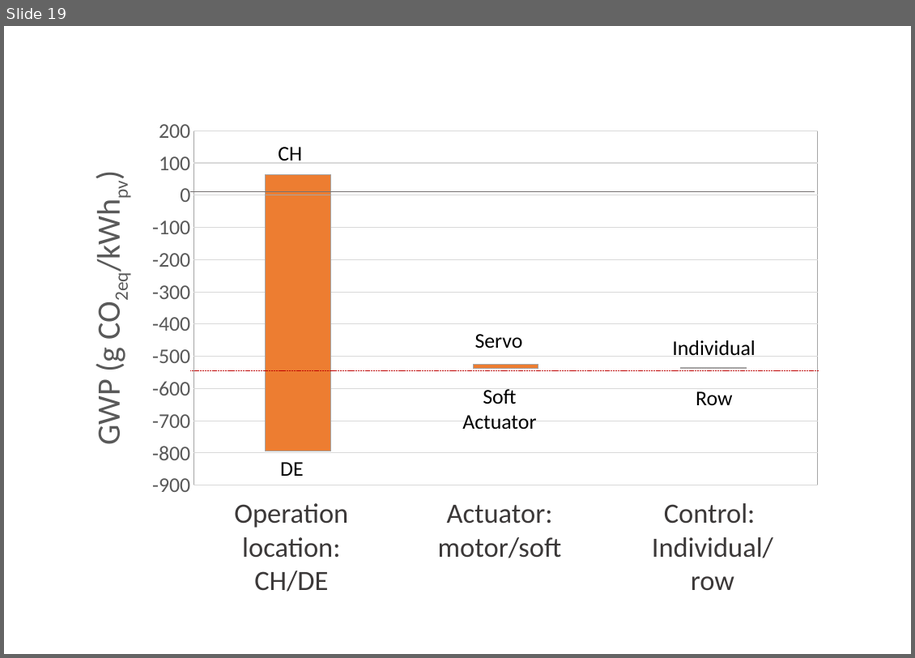
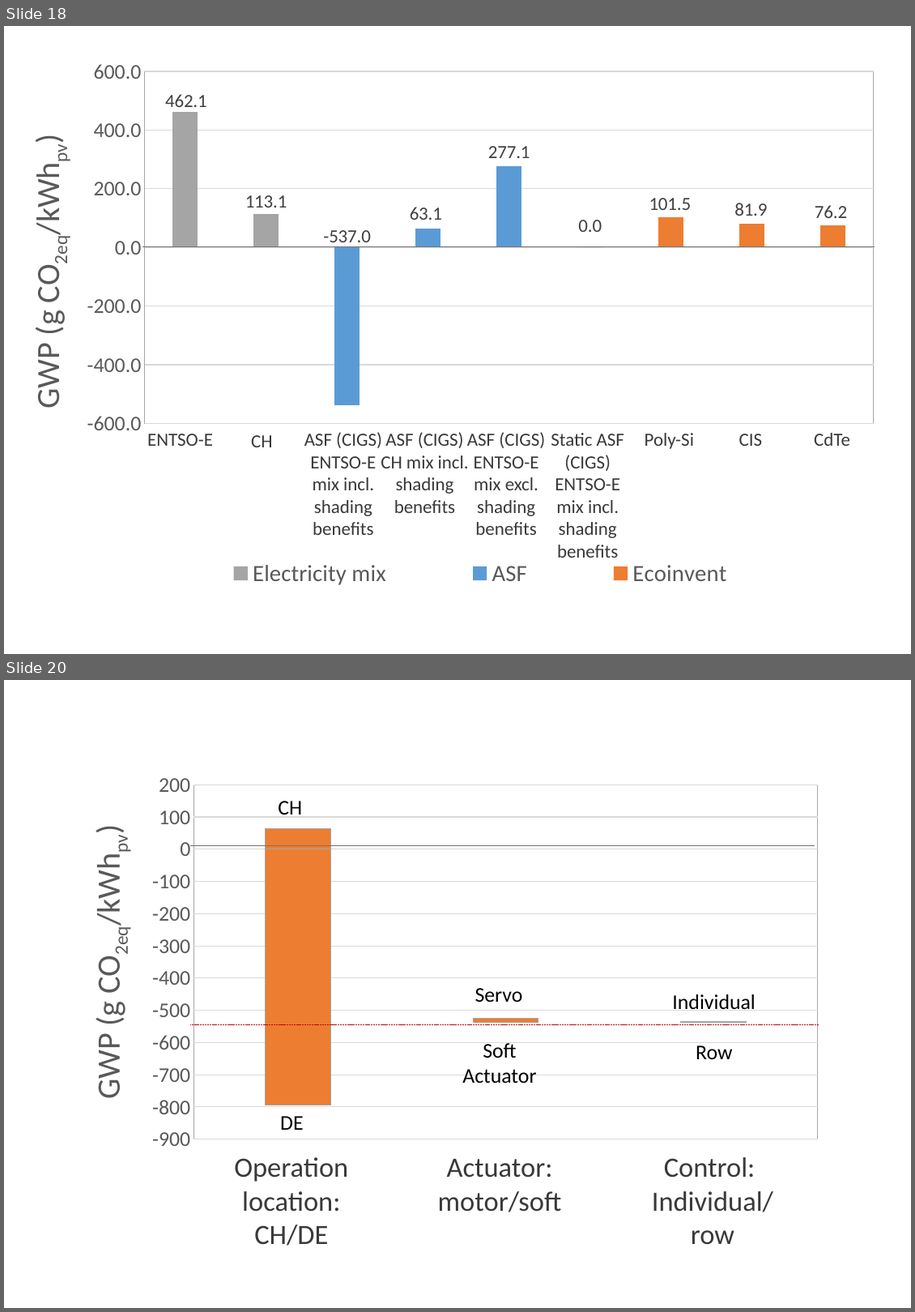
Before and after one commit to architecture-building-systems/LCA_Paper, a slide deck: elsarticle/Images/Thesis charts.pptx. Shown one above the other, each under a label of ours: slide 19 before the commit, slides 18 and 20 after it; the slides between them are not shown. The pictures are 915x658 and 915x1312 pixels, drawn with LibreOffice and Linux fonts; fonts in the diff are those of the drawing. Boxes give left, top, right and bottom in pixels: in the first picture for what was removed or moved away, otherwise in the second. Text is boxed around its words. In the diff, an @@ line names an element or a change of style, - is before the commit and + after.

```diff
--- a/elsarticle/Images/Thesis charts.pptx
+++ b/elsarticle/Images/Thesis charts.pptx
@@ slide 18 added at [4, 26, 911, 654], background #FFFFFF @@
@@ column stacked chart added at [24, 57, 890, 596] @@
+categories: 1, 2, 3, 4, 5, 6, 7, 8, 9
+Electricity mix: 462.1, 113.1, -, -, -, -, -, -, -
+ASF: -, -, -537, 63.1, 277.1, 0, -, -, -
+Ecoinvent: -, -, -, -, -, -, 101.5, 81.9, 76.2
@@ line added from (143, 246) to (876, 246), #767171 0.5 pt @@
@@ text added at [147, 433, 213, 446], 16 pt, text #3B3838 @@
+ENTSO-E
@@ text added at [251, 435, 272, 447], 16 pt, text #3B3838 @@
+CH
@@ text added at [305, 432, 382, 535], 16 pt, text #3B3838 @@
+ASF (CIGS) ENTSO-E mix incl. shading benefits
@@ text added at [381, 432, 469, 513], 16 pt, text #3B3838 @@
+ASF (CIGS) CH mix incl. shading benefits
@@ text added at [467, 432, 545, 535], 16 pt, text #3B3838 @@
+ASF (CIGS) ENTSO-E mix excl. shading benefits
@@ text added at [551, 433, 624, 557], 16 pt, text #3B3838 @@
+Static ASF (CIGS) ENTSO-E mix incl. shading benefits
@@ text added at [645, 433, 694, 449], 16 pt, text #3B3838 @@
+Poly-Si
@@ text added at [739, 433, 762, 446], 16 pt, text #3B3838 @@
+CIS
@@ text added at [814, 433, 850, 446], 16 pt, text #3B3838 @@
+CdTe
@@ what was slide 19 is now slide 20 @@
```
Also in this commit, not shown: 1 slide changed, 1 other file.
